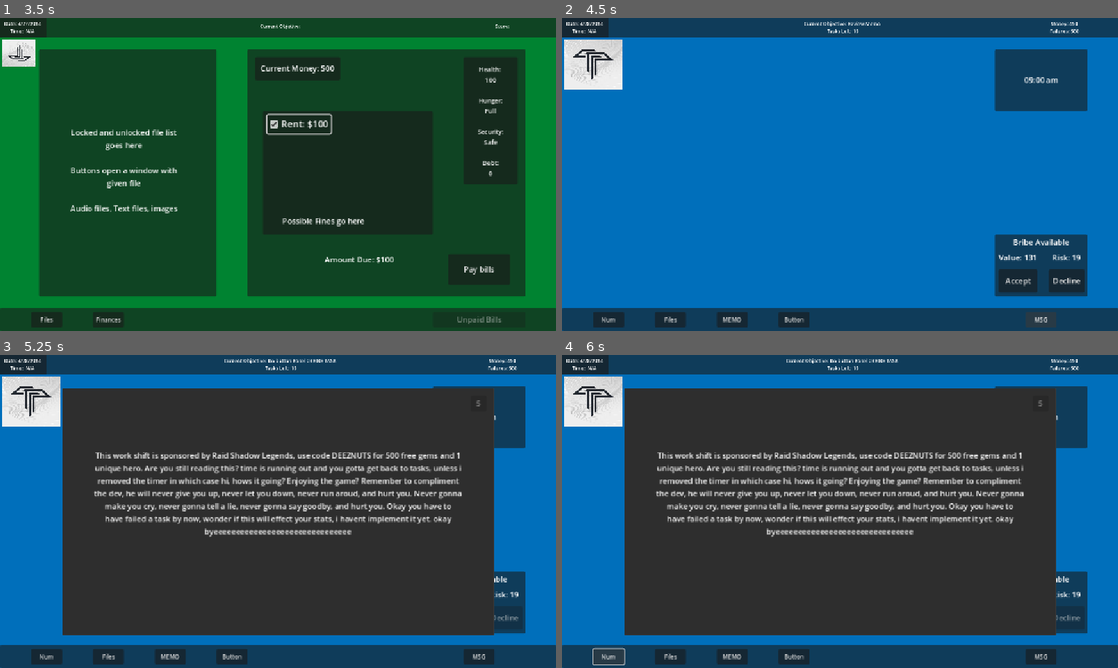
Above: before the commit, frames 1-4 (two rows, left to right).
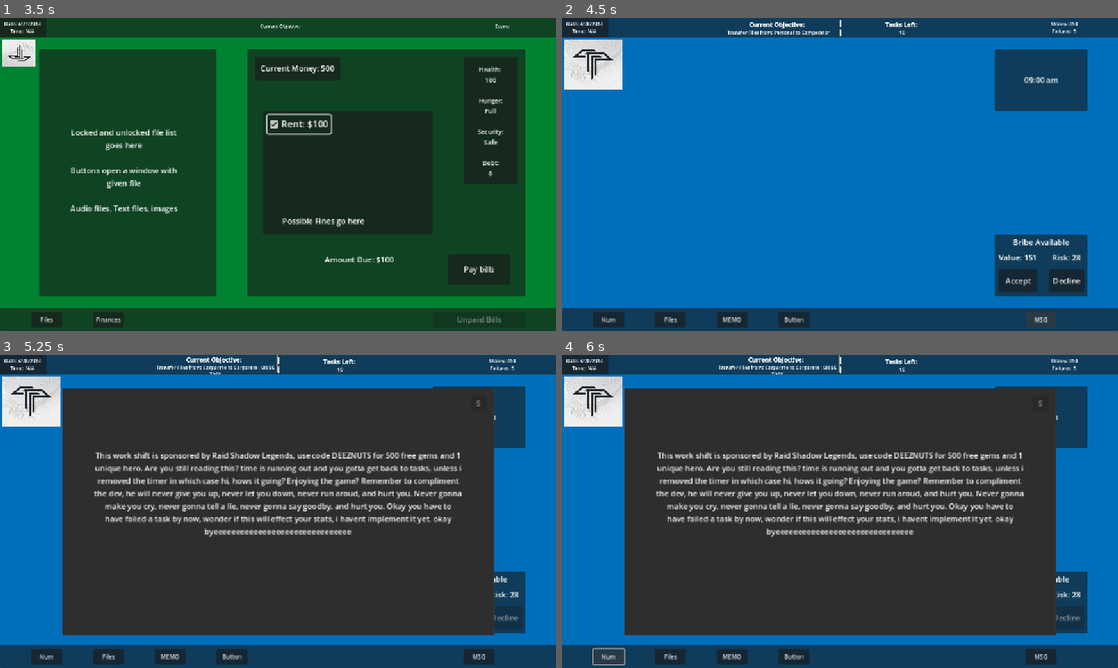
Above: after the commit, the same moments.

Repository: andrewpressman/Operation-OS
Game: Godot game, scene res://Menu/MainMenu.tscn
The game is run twice, just before and just after one commit, with the same random seed, the same clock (stepped at 60 frames per second) and the same inputs.
Inputs:
- Up to frame 1 (3.5 s): click "New Game" at 0.5 s; click "Files" at 1.25 s; click "Finances" at 2 s; click "Rent: $100" at 2.75 s
- Up to frame 2 (4.5 s): click "Pay bills" at 3.5 s; click "Go to work" at 4.25 s
- Up to frame 3 (5.25 s): click "Accept" at 5 s
- Up to frame 4 (6 s): click "Num" at 5.75 s

Frame 1 is identical in both runs. In frame 2, 0.6% of the frame differs, in the area x 29-94%, y 0-78%; in frame 3, 0.6%, in the area x 28-94%, y 0-78%; in frame 4, 0.6%.

Commit message:
Bug, balance and visual fixes from feedback
Stats were updating in the wrong order
Improved visibility of Task and tasks remaining
prevented repeat tasks
prevented player from repeating button panel task even if that task is not assigned
space bar can now be used to transfer files
minor balance changes

Diff:
--- a/Home/HomeController.gd
+++ b/Home/HomeController.gd
@@ -27,6 +27,8 @@
 		GlobalVar.Hunger = GlobalVar.Hunger - (HungerChange * GlobalVar.CurrentLevel)
 		GlobalVar.Security = GlobalVar.Security - (SecurityChange * GlobalVar.CurrentLevel)
 
+	$Finances.UpdateStats()
+
 func EnableWork():
 	$Taskbar/GoWork.text = "Go to work"
 	$Taskbar/GoWork.disabled = false
--- a/Home/HomeDesktop.tscn
+++ b/Home/HomeDesktop.tscn
@@ -116,9 +116,9 @@
 offset_right = 1088.0
 offset_bottom = 576.0
 script = ExtResource("3_qon11")
-HealthChange = 5
-HungerChange = 5
-SecurityChange = 5
+HealthChange = 6
+HungerChange = 6
+SecurityChange = 6
 metadata/_edit_lock_ = true
 
 [node name="Money" type="Panel" parent="Finances"]
--- a/Home/finances.gd
+++ b/Home/finances.gd
@@ -1,4 +1,5 @@
 extends Panel
+@warning_ignore("integer_division")
 
 var PaidRent: bool
 var PaidFood : bool
@@ -17,7 +18,6 @@
 func _ready() -> void:
 	SetPrices()
 	UpdateMoney()
-	UpdateStats()
 	PaidRent = false
 	PaidFood = false
 	PaidMeds = false
--- a/Tasks/Buttons.gd
+++ b/Tasks/Buttons.gd
@@ -54,7 +54,7 @@
 			if TargetButton == 4:
 				$Display/Label.text = "Press button Yellow"
 		2:
-			$Display/Label.text = "Set L1 to: " + str(int(GlobalObj.TargetLeversL1)) + "& Set R1 to: " + str(int(GlobalObj.TargetLeversR1))
+			$Display/Label.text = "Set L1 to: " + str(int(GlobalObj.TargetLeversL1)) + " & Set R1 to: " + str(int(GlobalObj.TargetLeversR1))
 		3:
 			match GlobalObj.TargetSwitch:
 				0: $Display/Label.text = "Flip switch: Option A"
@@ -63,6 +63,8 @@
 				3: $Display/Label.text = "Flip switch: Option D"
 				4: $Display/Label.text = "Flip switch: Option E"
 				5: $Display/Label.text = "Flip switch: Option F"
+		4:
+			$Display/Label.text = "No assigned task"
 
 func SetSwitchBoard(input : bool):
 	if input:
@@ -124,12 +126,14 @@
 		if GlobalVar.CurrentObj == 2 && !GlobalObj.ObjectiveComplete:
 			GlobalObj.TaskFailed = false
 			GlobalVar.Score += 1
+		GlobalObj.TargetWindow = 4
 		await get_tree().create_timer(2).timeout
 		Kill()
 	else:
 		GlobalObj.TaskFailed = true
 		$Display/Label.text = "FAILURE"
 		await get_tree().create_timer(1).timeout
+		GlobalObj.TargetWindow = 4
 		Kill()
 
 	GlobalObj.ObjectiveComplete = true
--- a/Tasks/Buttons.tscn
+++ b/Tasks/Buttons.tscn
@@ -179,6 +179,7 @@
 offset_top = 10.0
 offset_right = 249.0
 offset_bottom = 42.0
+text = "No task Assigned"
 horizontal_alignment = 1
 vertical_alignment = 1
 
--- a/Tasks/FileManager.gd
+++ b/Tasks/FileManager.gd
@@ -14,11 +14,15 @@
 var CurrSource : int
 var CurrTarget : int
 
+var CanTransfer : bool
+var Pressed : bool
+
 # Called when the node enters the scene tree for the first time.
 func _ready():
+	Pressed = false
 	SourceDropdown = $Source
 	TargetDropdown = $Target
-
+	CanTransfer = false
 	$Message.visible = false
 	ResetProgress()
 	if GlobalVar.CurrentObj == 3:
@@ -35,8 +39,10 @@
 func _process(_delta):
 	if TargetDropdown.get_selected_id() != 0 && SourceDropdown.get_selected_id() != 0:
 		$Transfer.disabled = false
+		CanTransfer = true
 	else:
 		$Transfer.disabled = true
+		CanTransfer = false
 
 	if TransferActive && Next && !Complete:
 		Next = false
@@ -63,7 +69,16 @@
 				Complete = true
 		Progress += 1
 
+func _input(_event: InputEvent) -> void:
+	if Input.is_action_pressed("ui_select") && CanTransfer && !Pressed:
+		Pressed = true
+		ButtonDown()
+	elif Input.is_action_just_released("ui_select") && CanTransfer:
+		Pressed = false
+		ButtonUp()
+
 func ButtonDown():
+	print("down")
 	CurrSource = SourceDropdown.get_selected_id()
 	CurrTarget = TargetDropdown.get_selected_id()
 	TransferActive = true
--- a/Work/WorkController.gd
+++ b/Work/WorkController.gd
@@ -32,6 +32,7 @@
 func _ready():
 	FirstTask = true
 	$GoHome.visible = false
+	$ShiftComplete.visible = false
 	ShiftComplete = false
 	$Timer.StartTimer()
 	#Set inital values
@@ -49,9 +50,8 @@
 			GlobalVar.Tasks = 20
 		_:
 			GlobalVar.Lives = 10
-			GlobalVar.Tasks = 20
+			GlobalVar.Tasks = 25
 		#Continue down for more levels
-	GlobalVar.Lives = 500
 	GetNewTask(false)
 
 func _input(_event: InputEvent) -> void:
@@ -142,13 +142,18 @@
 			GlobalVar.BribeTaken = false
 		GlobalVar.Money += GlobalVar.Salary
 
+var LastTask : int
 #Gets a new objective
 func GetNewTask(bribe : bool):
 	CheckAd()
 	if !bribe:
 		CheckLives()
-	#TODO: prevent repeat objectives???
 	var Obj = randi_range(1,4)
+
+	#Repeat Task prevention
+	while Obj == LastTask:
+		Obj = randi_range(1,4)
+	Obj = 3
 	match Obj:
 		1:
 			GlobalObj.GetRandomNumber()
@@ -158,14 +163,14 @@
 			GlobalObj.GetFileTransfer()
 		4:
 			GlobalObj.GetMemoReview()
-
+	LastTask = Obj
 	SetObjective()
 	UpdateScore()
 
 #Sets objective text
 func SetObjective():
 	var Objective : String
-	Objective = "Current Objective: "
+	Objective = "[b]Current Objective:  [/b]\n"
 	match GlobalVar.CurrentObj:
 		1:
 			Objective = Objective + "Input number " + str(GlobalObj.NumberpadNum)
@@ -177,13 +182,13 @@
 			Objective = Objective + "Review Memo"
 		5:
 			Objective = Objective + "Shift Complete"
+			$ShiftComplete.visible = true
 
 	if GlobalVar.BribeTaken && GlobalVar.CurrentObj != 5:
 		Objective = Objective + " : BRIBE TASK"
 
-	Objective = Objective + "\n Tasks Left: " +  str(GlobalVar.Tasks)
-
 	$Header/ObjectiveText.text = Objective
+	$Header/TasksRemaining.text = "[b]Tasks Left: [/b]\n" +  str(GlobalVar.Tasks)
 
 #Updates score
 func UpdateScore():
--- a/Work/WorkDesktop.tscn
+++ b/Work/WorkDesktop.tscn
@@ -175,16 +175,29 @@
 horizontal_alignment = 1
 vertical_alignment = 1
 
-[node name="ObjectiveText" type="Label" parent="Header"]
-layout_mode = 0
-offset_left = 784.0
-offset_top = 8.0
-offset_right = 1536.0
-offset_bottom = 56.0
-theme_override_font_sizes/font_size = 20
+[node name="ObjectiveText" type="RichTextLabel" parent="Header"]
+layout_mode = 0
+offset_left = 640.0
+offset_right = 1152.0
+offset_bottom = 80.0
+theme_override_font_sizes/normal_font_size = 20
+theme_override_font_sizes/bold_font_size = 25
+bbcode_enabled = true
 text = "Current Objetive:
-Tasks Left:
-"
+Something"
+horizontal_alignment = 1
+vertical_alignment = 1
+
+[node name="TasksRemaining" type="RichTextLabel" parent="Header"]
+layout_mode = 0
+offset_left = 1152.0
+offset_right = 1664.0
+offset_bottom = 80.0
+theme_override_font_sizes/normal_font_size = 20
+theme_override_font_sizes/bold_font_size = 25
+bbcode_enabled = true
+text = "Tasks Left:
+Number"
 horizontal_alignment = 1
 vertical_alignment = 1
 
@@ -197,6 +210,18 @@
 theme_override_font_sizes/font_size = 20
 text = "Money:
 Falures:"
+horizontal_alignment = 1
+vertical_alignment = 1
+
+[node name="Line" type="RichTextLabel" parent="Header"]
+layout_mode = 0
+offset_left = 1024.0
+offset_right = 1280.0
+offset_bottom = 80.0
+theme_override_font_sizes/bold_font_size = 27
+bbcode_enabled = true
+text = "[b]|
+|[/b]"
 horizontal_alignment = 1
 vertical_alignment = 1
 
@@ -284,6 +309,23 @@
 [node name="Timer" type="Timer" parent="Timer"]
 wait_time = 4.0
 autostart = true
+
+[node name="ShiftComplete" type="Panel" parent="."]
+offset_left = 416.0
+offset_top = 192.0
+offset_right = 736.0
+offset_bottom = 448.0
+
+[node name="RichTextLabel" type="RichTextLabel" parent="ShiftComplete"]
+layout_mode = 0
+offset_right = 320.0
+offset_bottom = 256.0
+theme_override_font_sizes/bold_font_size = 35
+bbcode_enabled = true
+text = "[b][color=green]Shift Complete[/color][/b]
+Return home"
+horizontal_alignment = 1
+vertical_alignment = 1
 
 [connection signal="pressed" from="Taskbar/NumberPad" to="." method="DisplayNumpad"]
 [connection signal="pressed" from="Taskbar/FileManager" to="." method="DisplayFileManager"]
--- a/Work/clock.gd
+++ b/Work/clock.gd
@@ -30,5 +30,7 @@
 			Date = "5/2/2014"
 		6:
 			Date = "5/3/2014"
+		7:
+			Date = "5/4/2014"
 
 	$Label.text = "Date: " + Date + "\nTime:  N/A"
--- a/global_Variables.gd
+++ b/global_Variables.gd
@@ -52,3 +52,6 @@
 var CurrentLevel : int = 0
 
 var optionsVisible = false
+
+var ToggleAutoClose : bool
+#TODO: implement
Not shown, changed: export_presets.cfg
